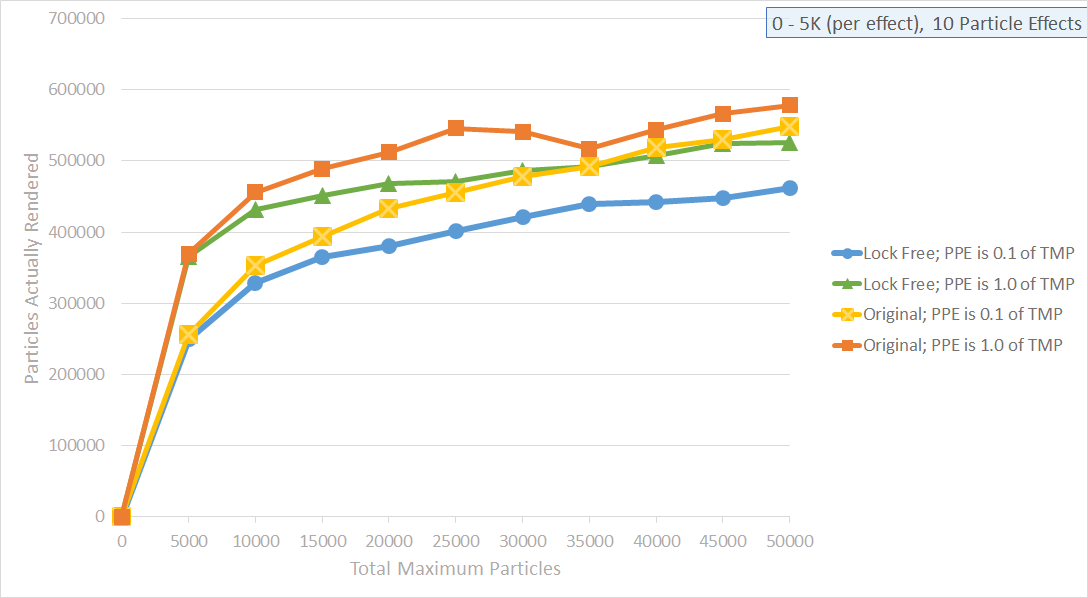
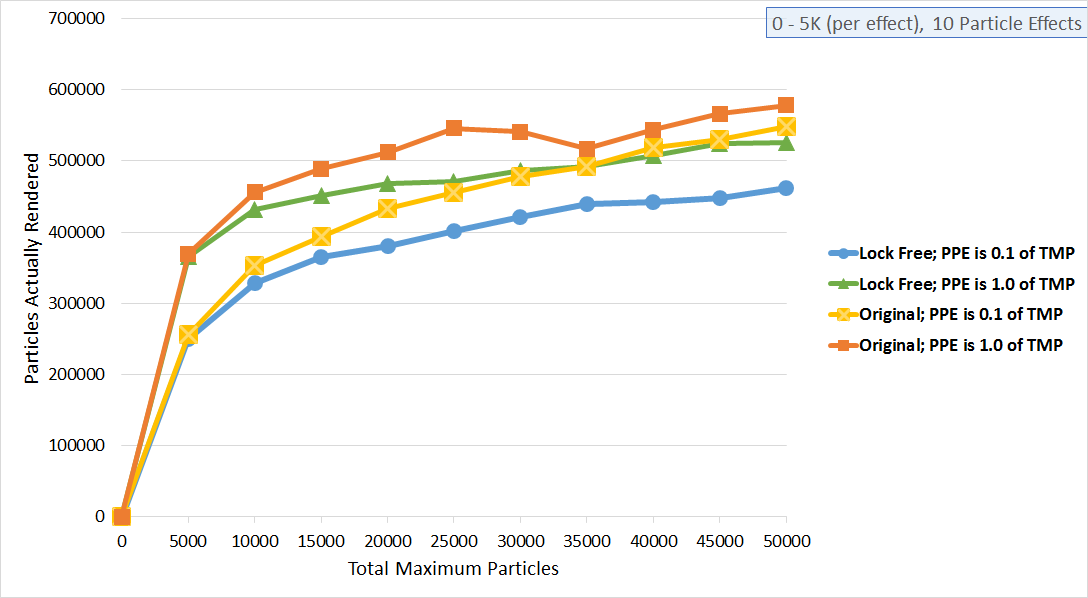
Layer changes from the first 1088×598 image to the second:
added layer "Layer 4" above "Layer 3" over (23, 12, 1075, 575)
